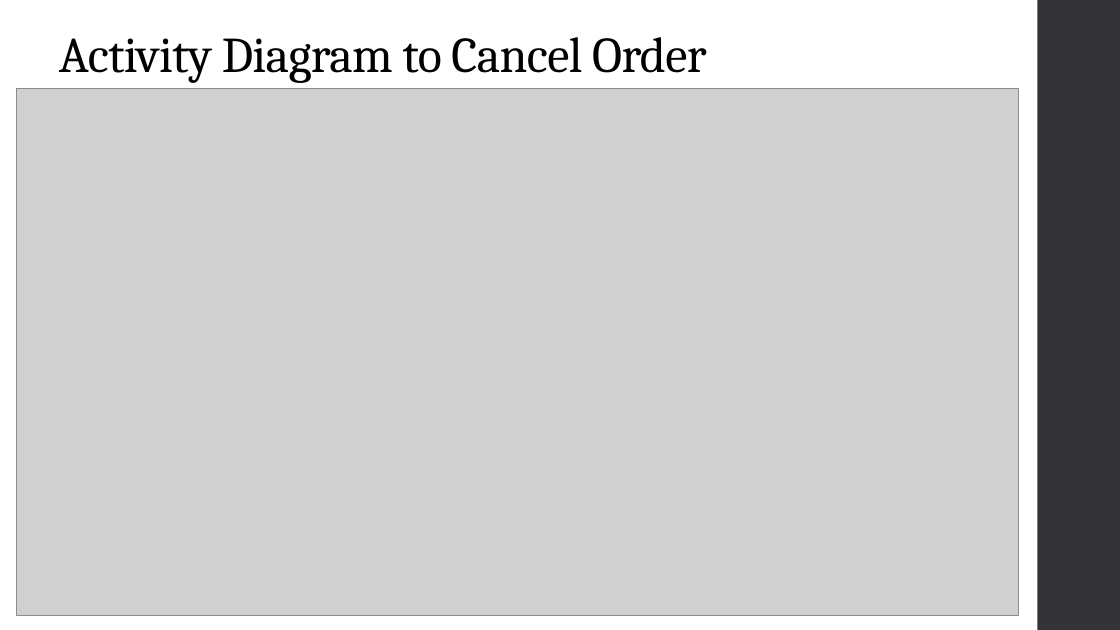
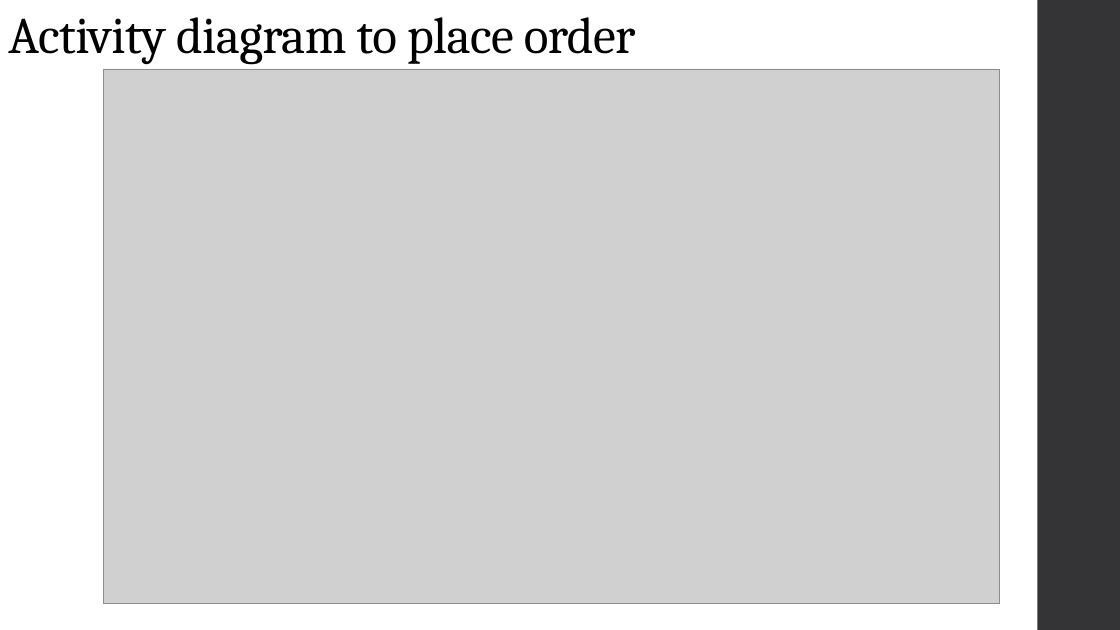
Before and after one commit to gitbestsou/Great-Outdoors, a slide deck: slide 41 of GreatOutdoors-Team A.pptx (slide 21 before the commit). Drawn at 1120x630 pixels with LibreOffice and Linux fonts; fonts in the diff are those of the drawing; grey boxes stand for pictures. Boxes give left, top, right and bottom in pixels: in the first picture for what was removed or moved away, otherwise in the second. Text is boxed around its words. In the diff, an @@ line names an element or a change of style, - is before the commit and + after.

```diff
--- a/GreatOutdoors-Team A.pptx
+++ b/GreatOutdoors-Team A.pptx
@@ title "Activity diagram to place order" at (8, 17, 636, 65): vertical alignment top to bottom @@
@@ title at (8, 17, 636, 65): text changed; size 42.9 to 44 pt @@
-Activity Diagram to Cancel Order
+Activity diagram to place order
@@ picture: place and size @@
-picture at (17, 88, 1019, 616)
+picture at (103, 69, 1000, 604)
```
Also in this commit, not shown: 2 other slides changed, 16 slides added, 8 slides removed.
